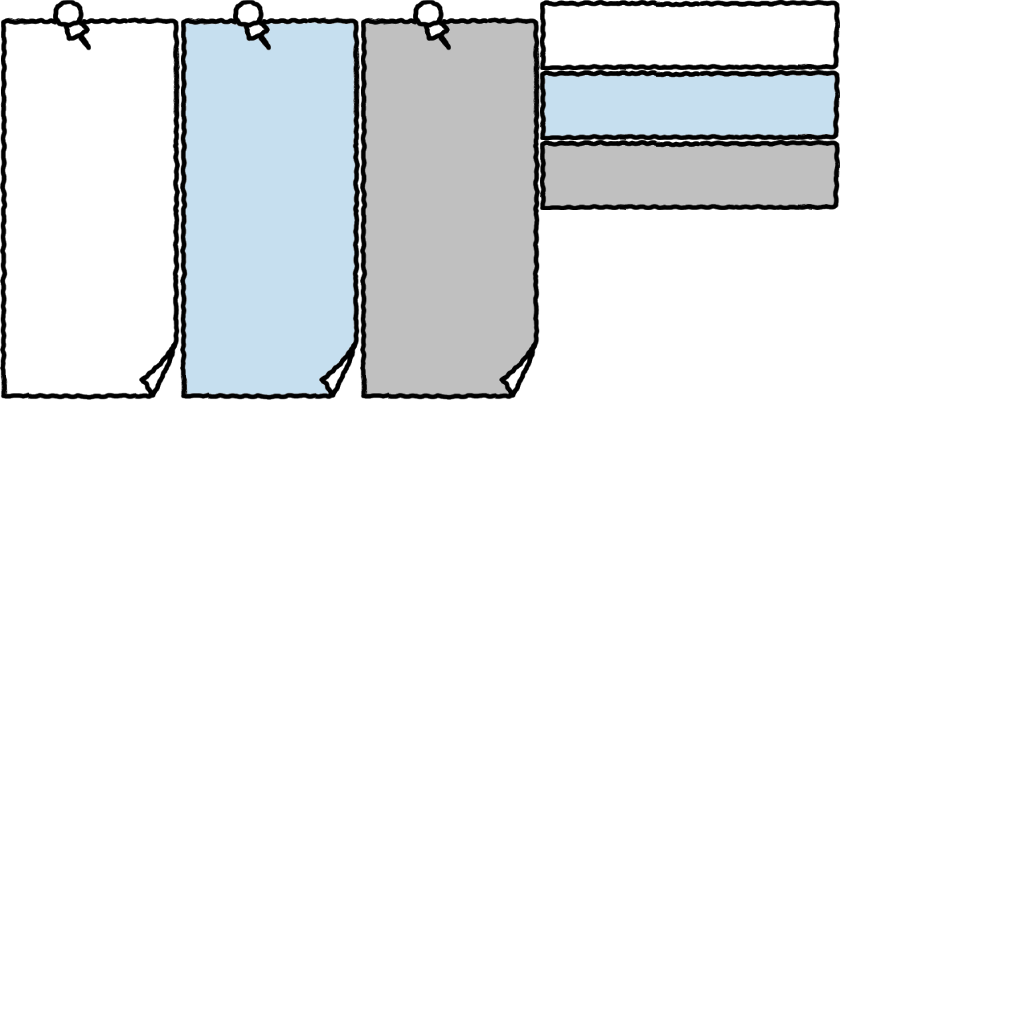
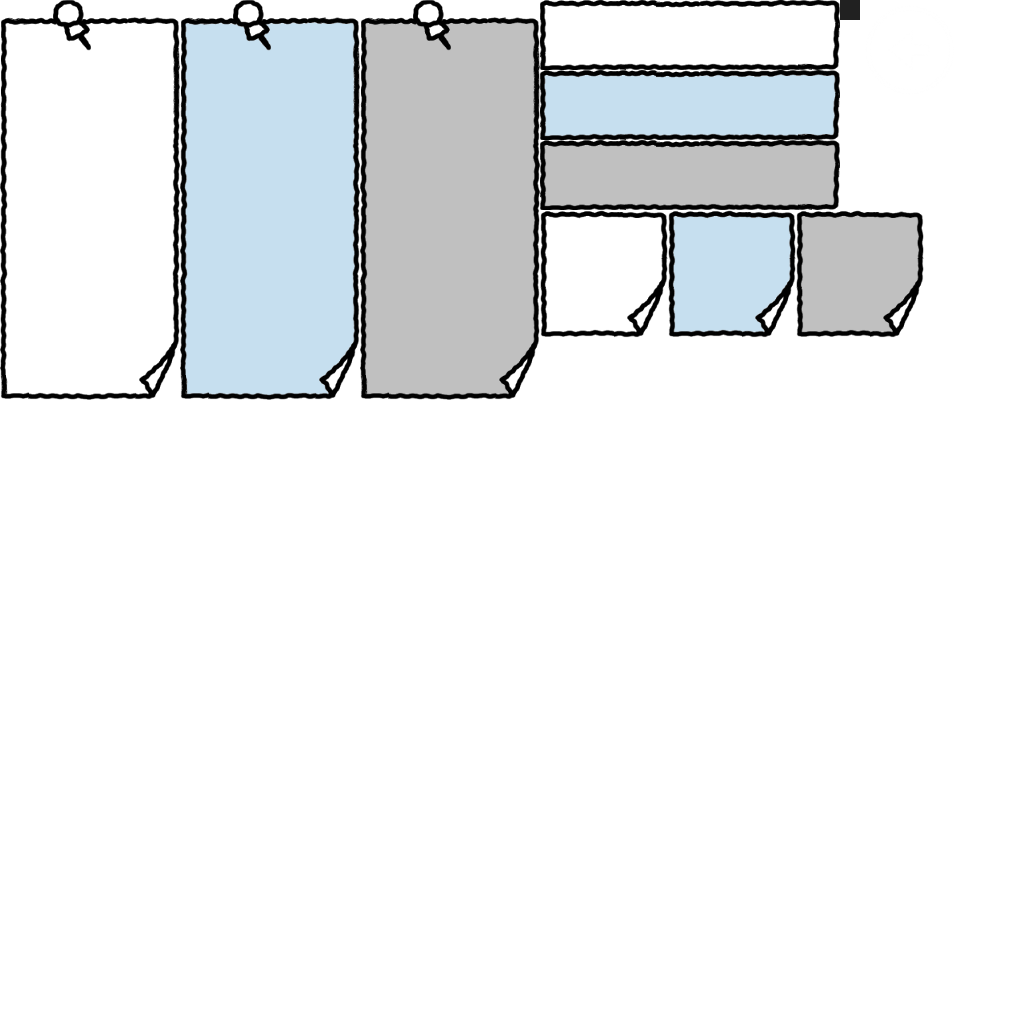
Two versions of the same layered image (1024×1024). Layer-by-layer changes:
added layer "貼り付けられたレイヤー#6" above "貼り付けられたレイヤー#8" over box(840, 0, 860, 20)
added layer "貼り付けられたレイヤー#8" above "貼り付けられたレイヤー#7" over box(796, 210, 924, 338)
added layer "貼り付けられたレイヤー#7" above "貼り付けられたレイヤー#9" over box(668, 210, 796, 338)
added layer "貼り付けられたレイヤー#9" above "貼り付けられたレイヤー#2" over box(540, 210, 668, 338)
